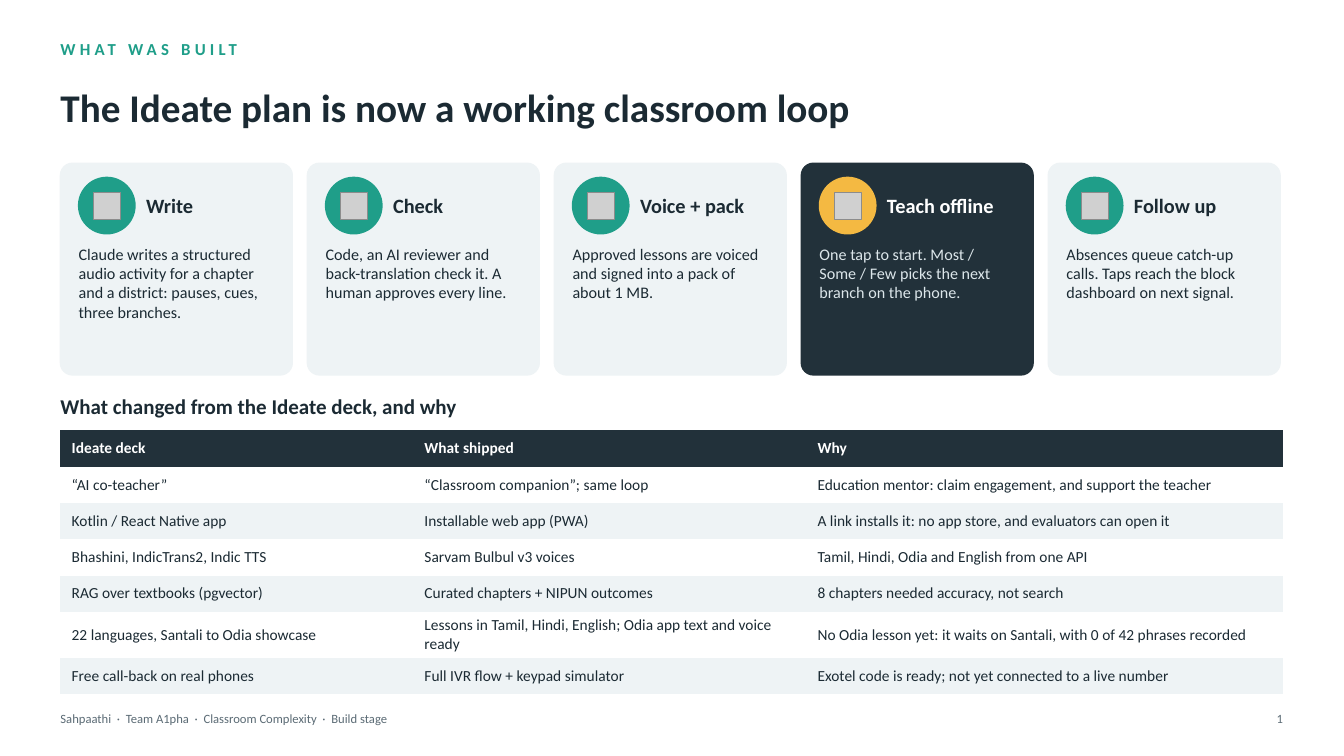
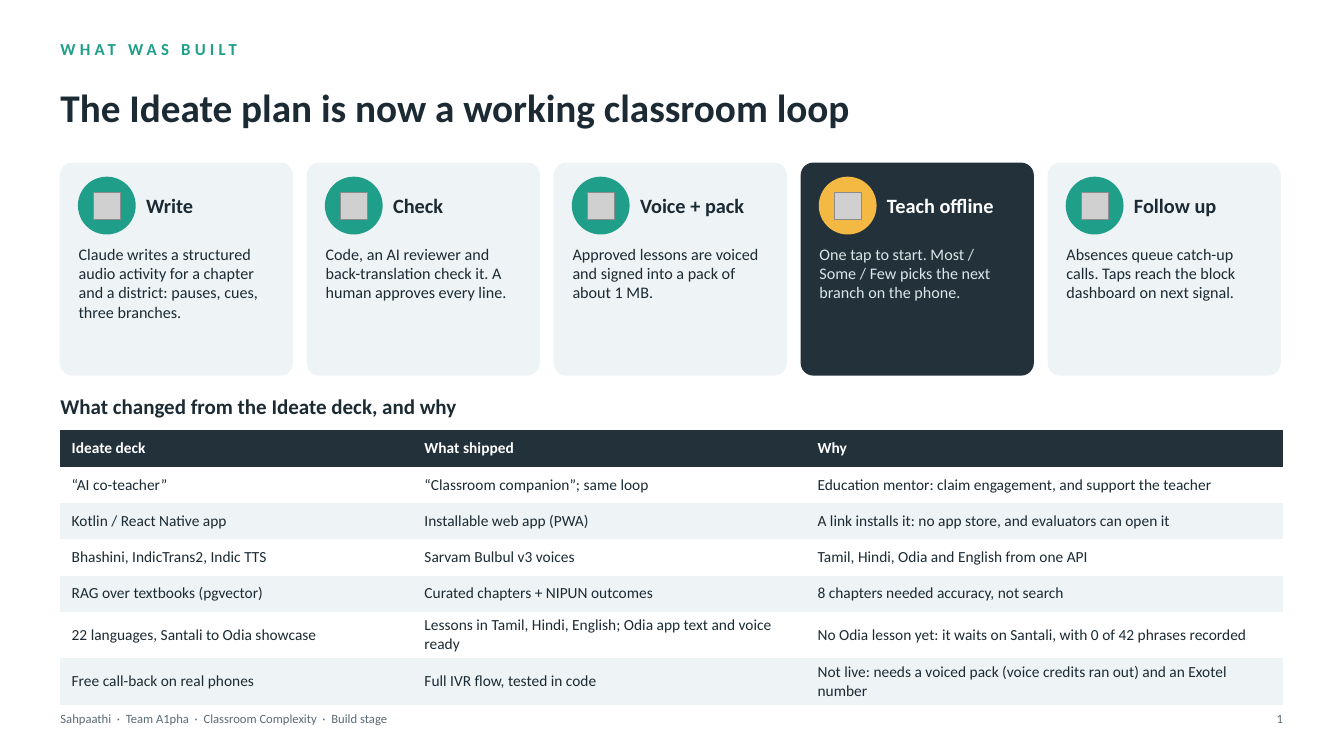
Before and after one commit to Harsha-code-per/Sahpaathi, a slide deck: slide 2 of docs/submission/Sahpaathi_A1pha_Build_Deck.pptx. Drawn at 1344x756 pixels with LibreOffice and Linux fonts; fonts in the diff are those of the drawing; grey boxes stand for pictures. Boxes give left, top, right and bottom in pixels: in the first picture for what was removed or moved away, otherwise in the second. Text is boxed around its words. In the diff, an @@ line names an element or a change of style, - is before the commit and + after.

```diff
--- a/docs/submission/Sahpaathi_A1pha_Build_Deck.pptx
+++ b/docs/submission/Sahpaathi_A1pha_Build_Deck.pptx
@@ table at [60, 431, 1284, 700] @@
-row 7, column 2: Full IVR flow + keypad simulator
+row 7, column 2: Full IVR flow, tested in code
-row 7, column 3: Exotel code is ready; not yet connected to a live number
+row 7, column 3: Not live: needs a voiced pack (voice credits ran out) and an Exotel number
```
Also in this commit, not shown: 1 other slide changed, 3 other files.
